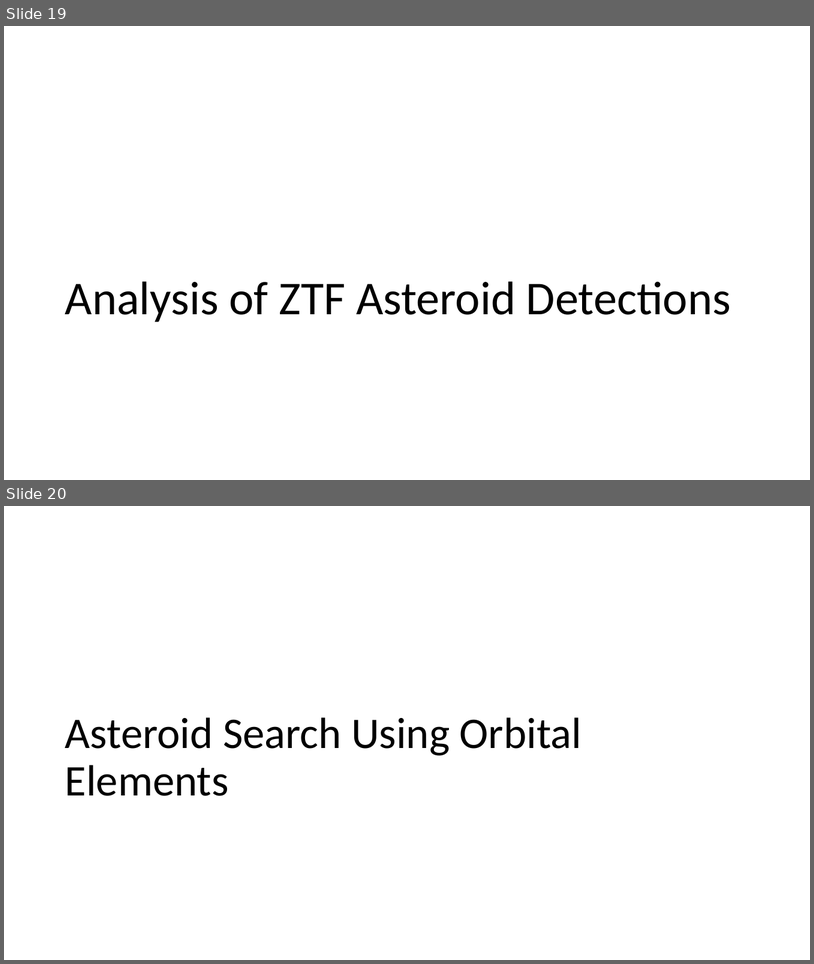
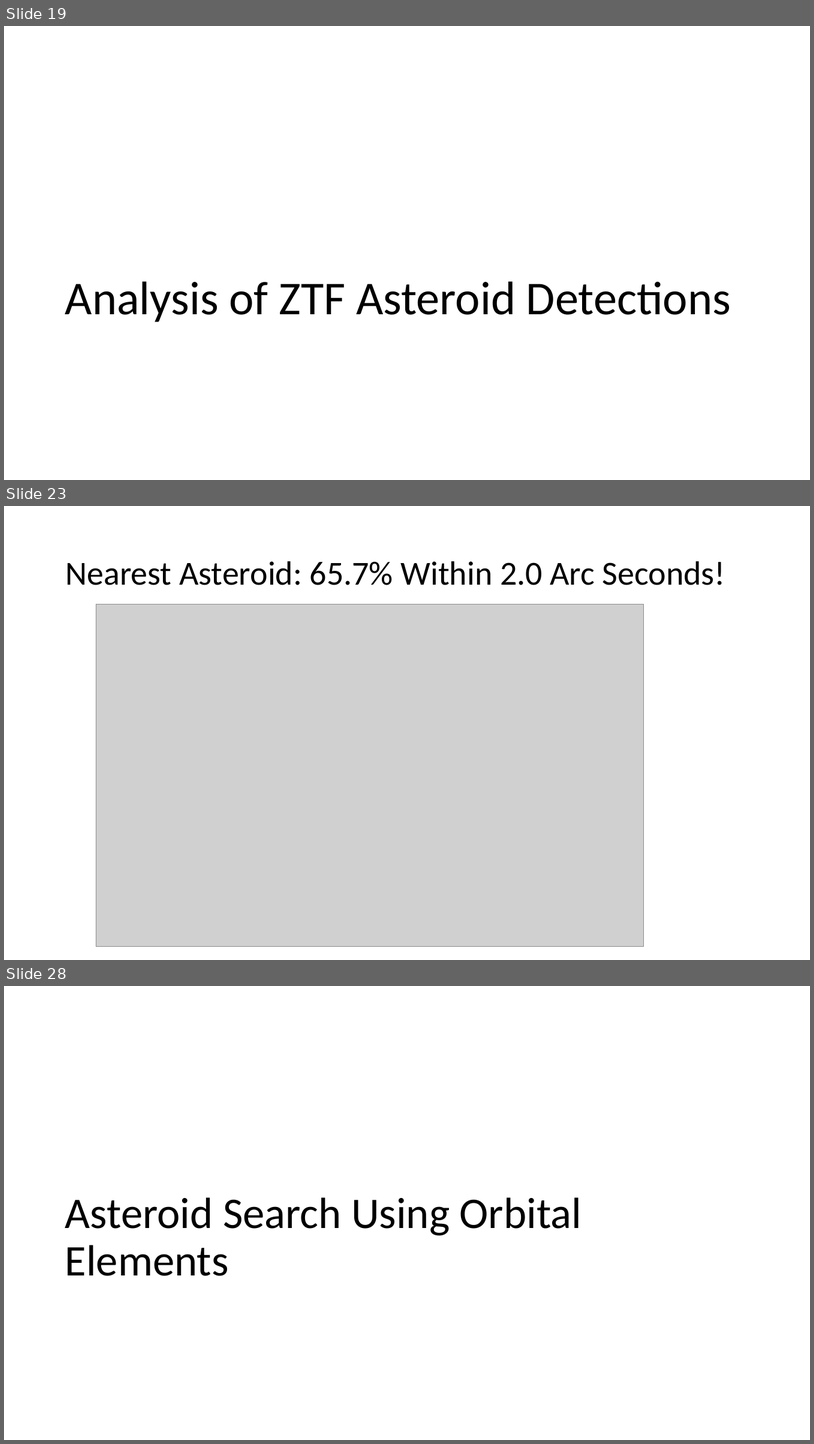
Before and after one commit to memanuel/kepler-sieve, a slide deck: thesis/kepler-sieve-slides.pptx. Shown one above the other, each under a label of ours: slides 19 and 20 before the commit, slides 19, 23 and 28 after it; the slides between them are not shown. The pictures are 814x964 and 814x1444 pixels, drawn with LibreOffice and Linux fonts; fonts in the diff are those of the drawing; grey boxes stand for pictures. Boxes give left, top, right and bottom in pixels: in the first picture for what was removed or moved away, otherwise in the second. Text is boxed around its words. In the diff, an @@ line names an element or a change of style, - is before the commit and + after.

```diff
--- a/thesis/kepler-sieve-slides.pptx
+++ b/thesis/kepler-sieve-slides.pptx
@@ slide 23 added at [4, 506, 810, 960], background #FFFFFF @@
@@ title added at [65, 561, 726, 585], 40 pt, text #000000 @@
+Nearest Asteroid: 65.7% Within 2.0 Arc Seconds!
@@ picture added at [96, 604, 644, 946] @@
@@ what was slide 20 is now slide 28 @@
```
Also in this commit, not shown: 7 other slides added.
